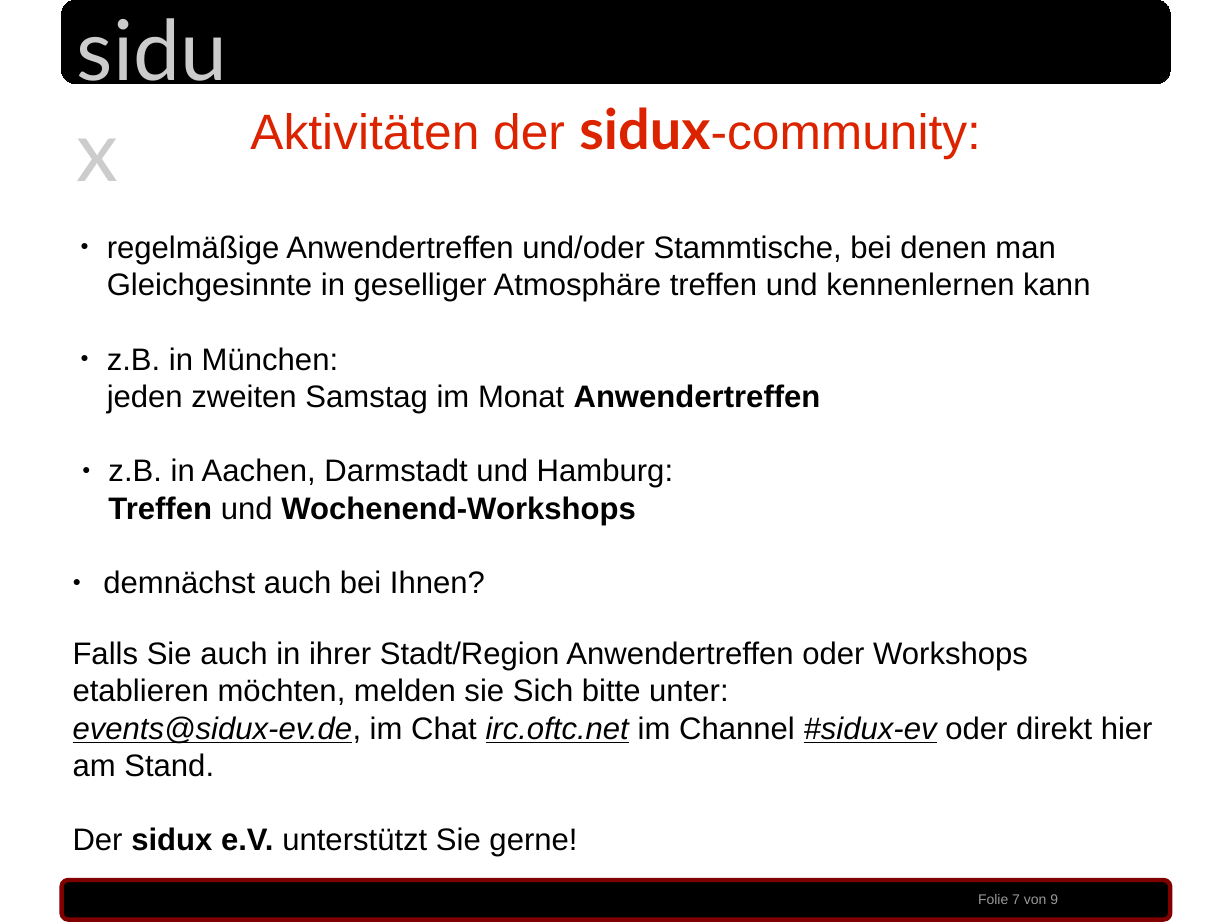
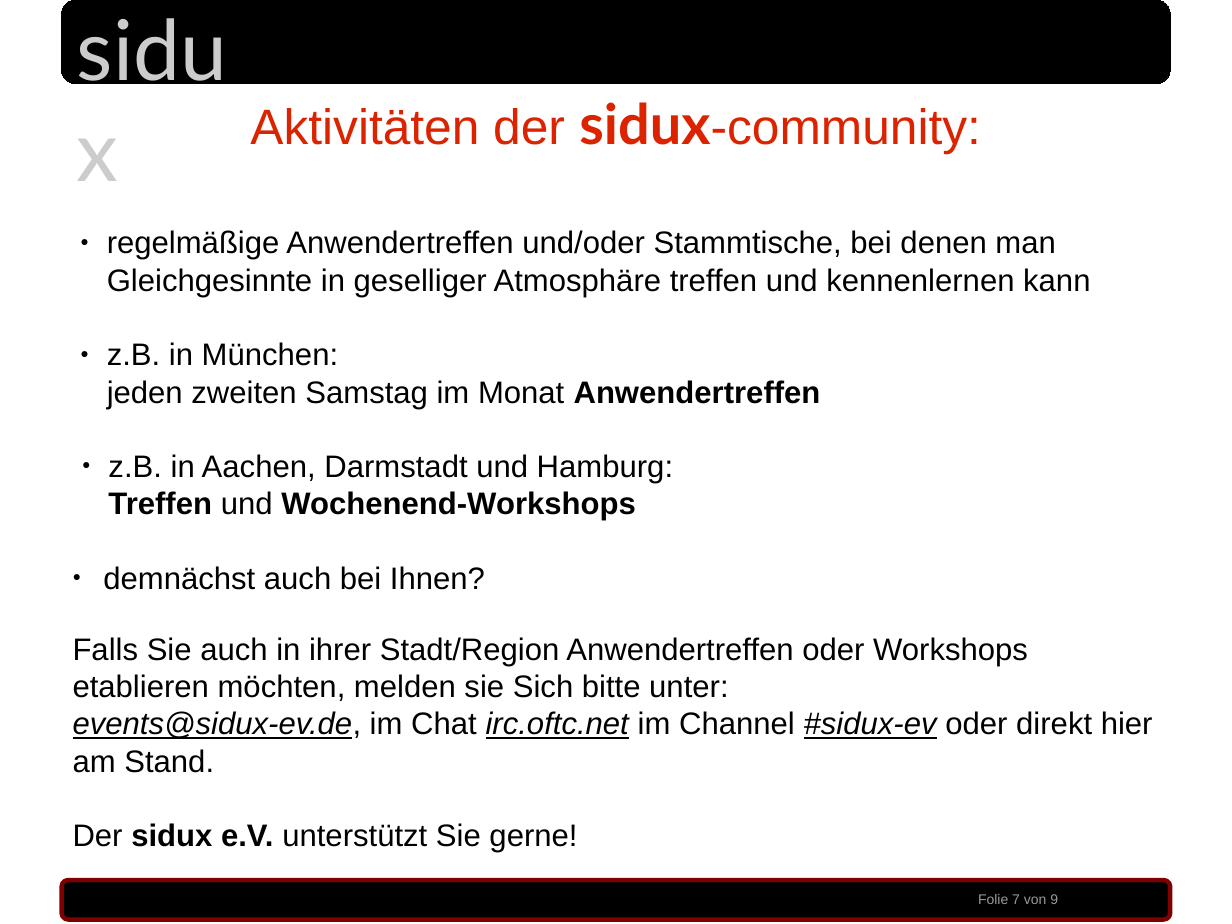
Before and after one commit to sidux-ev/praesentation, a slide deck: slide 7 of bin/sigint2010_koeln.odp. Drawn at 1232x924 pixels with LibreOffice and Linux fonts; fonts in the diff are those of the drawing; background and template pictures are left out. Boxes give left, top, right and bottom in pixels: in the first picture for what was removed or moved away, otherwise in the second. Text is boxed around its words. In the diff, an @@ line names an element or a change of style, - is before the commit and + after.

```diff
--- a/bin/sigint2010_koeln.odp
+++ b/bin/sigint2010_koeln.odp
@@ text "Aktivitäten der sidux-community:": place and size @@
-text "Aktivitäten der sidux-community:" at [250,107,981,158]
+text "Aktivitäten der sidux-community:" at [250,102,981,154]
@@ text "regelmäßige Anwendertreffen und/oder Stammtische, bei ...": place and size @@
-text "regelmäßige Anwendertreffen und/oder Stammtische, bei ..." at [73,235,1153,857]
+text "regelmäßige Anwendertreffen und/oder Stammtische, bei ..." at [73,230,1153,852]
```
Also in this commit, not shown: 8 other slides changed, 5 other files.
